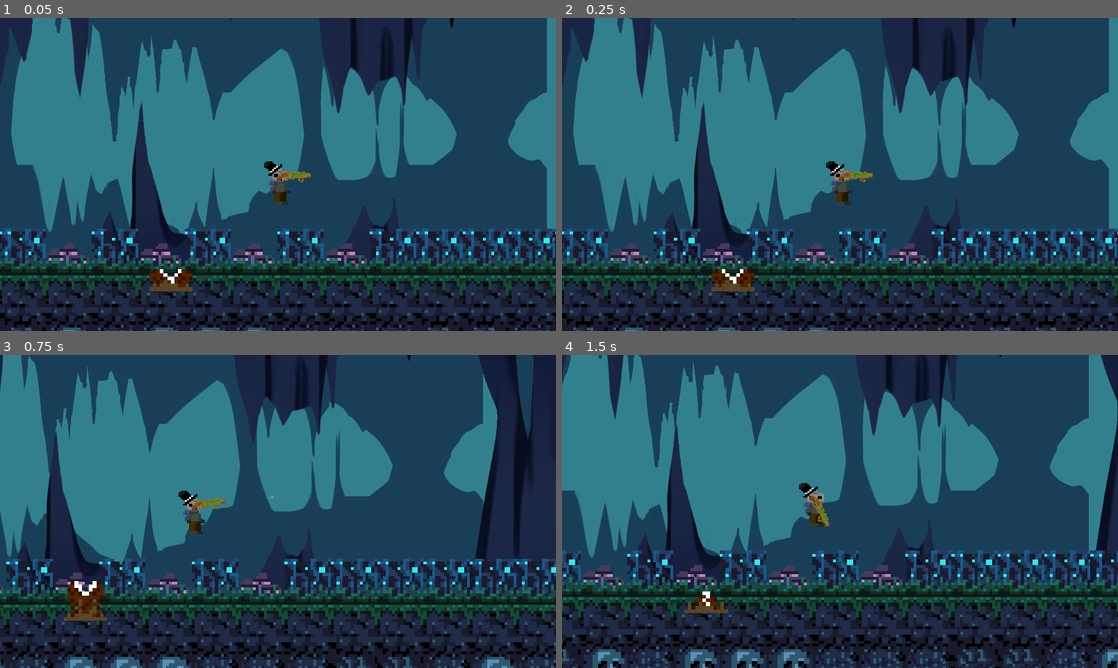
Above: before the commit, frames 1-4 (two rows, left to right).
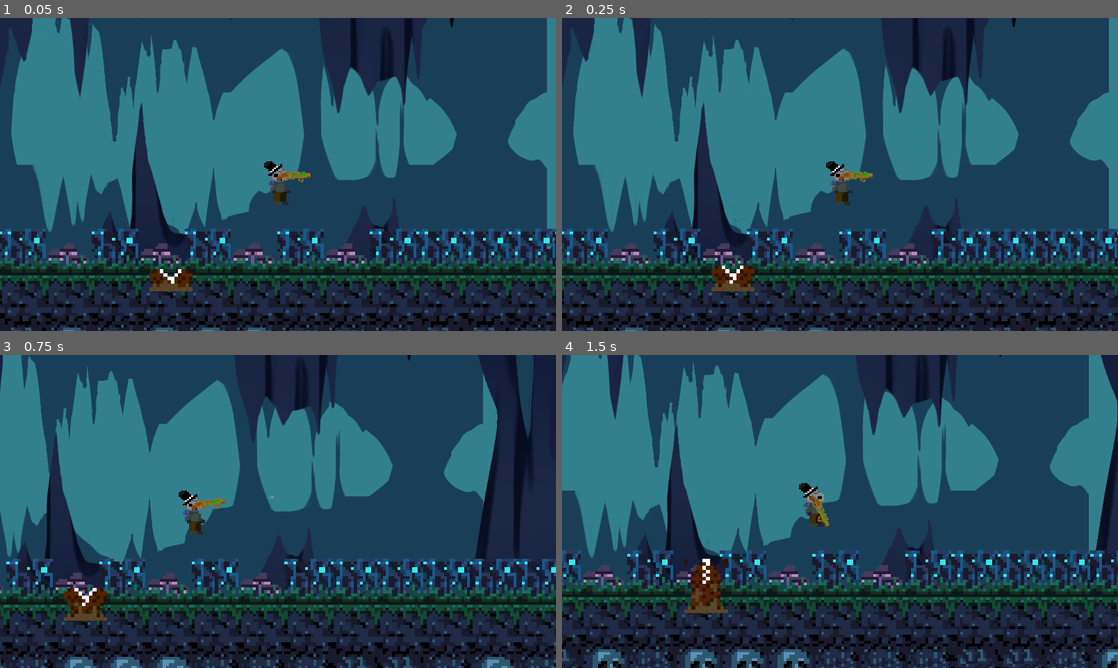
Above: after the commit, the same moments.

Repository: Amity-Game-Dev-Club/Ascent_Into_Madness_But_Better
Game: Godot game, scene res://Scenes/Level1.tscn
Same seed, same stepped clock (60 frames per second), same inputs: the game is played once before the commit and once after it.
Inputs (mouse positions are in pixels of both pictures, inside the frame that each line leads up to):
- Up to frame 1 (0.05 s): no input
- Up to frame 2 (0.25 s): no input
- Up to frame 3 (0.75 s): move the mouse to (400, 495) at 0.52 s; hold Right (right) from 0.53 s (still down); click (400, 495) at 0.6 s
- Up to frame 4 (1.5 s): keep holding Right (right); tap Space (jump) at 0.77 s; move the mouse to (728, 527) at 1.27 s; click (728, 527) at 1.35 s

Frame 1 is identical in both runs. In frame 2, 0.3% of the frame differs, in the area x 26-35%, y 79-86%; in frame 3, 0.4%; in frame 4, 0.7%, in the area x 22-30%, y 65-82%.
Error in both runs: Invalid call. Nonexistent function 'text' in base 'Label'. (res://Scripts/player.gd:11)

Commit message:
worm

Diff:
--- a/Scenes/worm .tscn
+++ b/Scenes/worm .tscn
@@ -46,46 +46,6 @@
 atlas = ExtResource("1_56ctd")
 region = Rect2(180, 0, 20, 20)
 
-[sub_resource type="AtlasTexture" id="AtlasTexture_ibh7g"]
-atlas = ExtResource("1_56ctd")
-region = Rect2(0, 0, 20, 20)
-
-[sub_resource type="AtlasTexture" id="AtlasTexture_6nhr6"]
-atlas = ExtResource("1_56ctd")
-region = Rect2(20, 0, 20, 20)
-
-[sub_resource type="AtlasTexture" id="AtlasTexture_vnnnp"]
-atlas = ExtResource("1_56ctd")
-region = Rect2(40, 0, 20, 20)
-
-[sub_resource type="AtlasTexture" id="AtlasTexture_5b8q3"]
-atlas = ExtResource("1_56ctd")
-region = Rect2(60, 0, 20, 20)
-
-[sub_resource type="AtlasTexture" id="AtlasTexture_gocqx"]
-atlas = ExtResource("1_56ctd")
-region = Rect2(80, 0, 20, 20)
-
-[sub_resource type="AtlasTexture" id="AtlasTexture_jy3xp"]
-atlas = ExtResource("1_56ctd")
-region = Rect2(100, 0, 20, 20)
-
-[sub_resource type="AtlasTexture" id="AtlasTexture_8luhv"]
-atlas = ExtResource("1_56ctd")
-region = Rect2(120, 0, 20, 20)
-
-[sub_resource type="AtlasTexture" id="AtlasTexture_811io"]
-atlas = ExtResource("1_56ctd")
-region = Rect2(140, 0, 20, 20)
-
-[sub_resource type="AtlasTexture" id="AtlasTexture_3ypxa"]
-atlas = ExtResource("1_56ctd")
-region = Rect2(160, 0, 20, 20)
-
-[sub_resource type="AtlasTexture" id="AtlasTexture_ty8m3"]
-atlas = ExtResource("1_56ctd")
-region = Rect2(180, 0, 20, 20)
-
 [sub_resource type="SpriteFrames" id="SpriteFrames_vstrh"]
 animations = [{
 "frames": [{
@@ -122,41 +82,6 @@
 "loop": true,
 "name": &"default",
 "speed": 5.0
-}, {
-"frames": [{
-"duration": 0.4,
-"texture": SubResource("AtlasTexture_ibh7g")
-}, {
-"duration": 0.1,
-"texture": SubResource("AtlasTexture_6nhr6")
-}, {
-"duration": 0.1,
-"texture": SubResource("AtlasTexture_vnnnp")
-}, {
-"duration": 0.1,
-"texture": SubResource("AtlasTexture_5b8q3")
-}, {
-"duration": 0.1,
-"texture": SubResource("AtlasTexture_gocqx")
-}, {
-"duration": 0.1,
-"texture": SubResource("AtlasTexture_jy3xp")
-}, {
-"duration": 0.2,
-"texture": SubResource("AtlasTexture_8luhv")
-}, {
-"duration": 0.2,
-"texture": SubResource("AtlasTexture_811io")
-}, {
-"duration": 0.2,
-"texture": SubResource("AtlasTexture_3ypxa")
-}, {
-"duration": 0.4,
-"texture": SubResource("AtlasTexture_ty8m3")
-}],
-"loop": true,
-"name": &"rizzlerofoz",
-"speed": 1.0
 }]
 
 [sub_resource type="Animation" id="Animation_4luq3"]
@@ -182,10 +107,7 @@
 texture_filter = 1
 scale = Vector2(5, 5)
 sprite_frames = SubResource("SpriteFrames_vstrh")
-animation = &"rizzlerofoz"
-autoplay = "rizzlerofoz"
-frame = 9
-frame_progress = 1.0
+autoplay = "default"
 
 [node name="AnimationPlayer" type="AnimationPlayer" parent="AnimatedSprite2D"]
 libraries = {
Not shown: 1 places in Scenes/worm .tscn that only renumber resources
